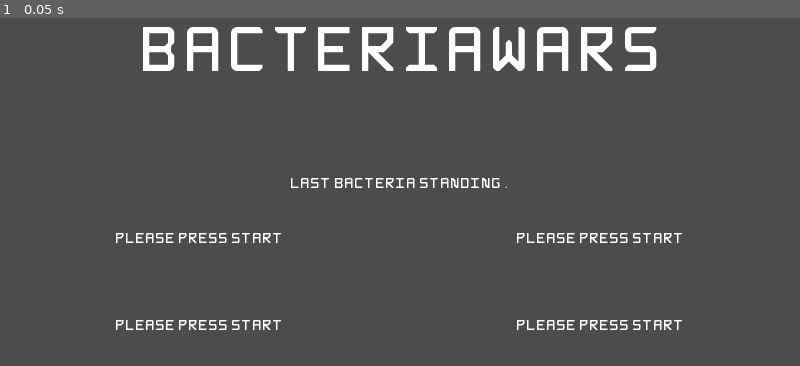
Above: before the commit, frame 1.
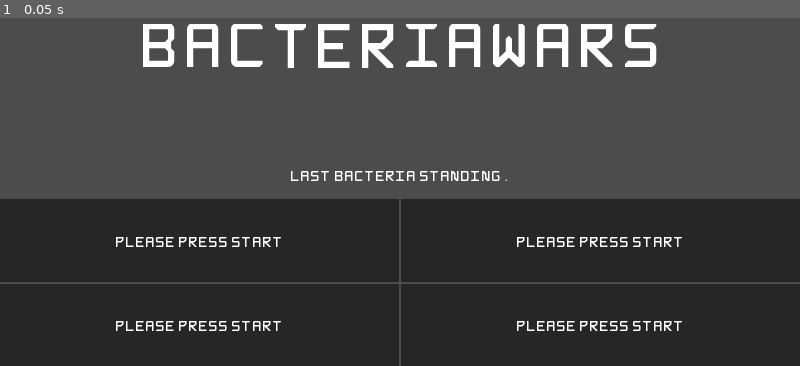
Above: after the commit, the same moment.

Repository: Werkaninchen/milchbroetchen
Game: Godot game, scene res://StartScreen/StartScreen.tscn
Two runs of this game, one before a commit and one after it. Both use one fixed random seed, a clock stepped at 60 frames per second and the inputs below.
Inputs:
- Up to frame 1 (0.05 s): no input

The runs differ from the first frame. In frame 1, 50% of the frame differs, in the area x 0-100%, y 1-100%.

Commit message:
Color On Start Screen Visible
Size of Level Up Container Fixed

Diff:
--- a/godot/GameView/Screen.gd
+++ b/godot/GameView/Screen.gd
@@ -90,8 +90,8 @@
 		var new_player = character_scene.instance()
 		Game.players[player] = new_player
 		new_player.connect("died", Game, "_on_player_died")
-		Game.player_colors.shuffle()
-		new_player.set_up(Game.world_rect, Game.player_colors.pop_back(), player)
+
+		new_player.set_up(Game.world_rect, players[player].color, player)
 		$World.add_child(new_player)
 
 func _on_game_timer_updated(time):
--- a/godot/StartScreen/StartScreen.gd
+++ b/godot/StartScreen/StartScreen.gd
@@ -47,13 +47,18 @@
 			if event.button_index == JOY_START:
 				if players.has(event.device):
 					players[event.device].label.text = "Please Press Start"
+					players[event.device].label.get_child(0).color = ColorN("black", 0.5)
 					player_texts.push_front(players[event.device].label)
+					Game.player_colors.append(players[event.device].color)
 					players.erase(event.device)
 				else:
 					players[event.device] = {}
 					players[event.device].label = player_texts.pop_front()
 					players[event.device].ready = false
 					players[event.device].exit = false
+					Game.player_colors.shuffle()
+					players[event.device].color = Game.player_colors.pop_back()
+					players[event.device].label.get_child(0).color = Color(players[event.device].color)
 					players[event.device].label.text = "Please Hold A"
 
 		if !event.pressed:
@@ -72,8 +77,8 @@
 
 
 		if event.pressed:
-			if event.button_index == JOY_XBOX_A and !players[event.device].exit:
-				if players.has(event.device):
+			if event.button_index == JOY_XBOX_A and players.has(event.device):
+				if !players[event.device].exit:
 					players[event.device].ready = true
 					players[event.device].label.text = "You Are Ready"
 
@@ -86,8 +91,8 @@
 					if players_ready == players.size():
 						timer.start(1)
 
-			if event.button_index == JOY_SELECT and !players[event.device].ready:
-				if players.has(event.device):
+			if event.button_index == JOY_SELECT and players.has(event.device):
+				if !players[event.device].ready:
 					players[event.device].exit = true
 					players[event.device].label.text = "I want to go"
 
@@ -100,6 +105,9 @@
 					if players_exit == players.size():
 						get_tree().quit()
 
+			if event.button_index == JOY_SELECT and players.empty():
+				get_tree().quit()
+
 func _on_timer_timeout():
 	var screen = screen_scene.instance()
 	screen.setup_players(players)
--- a/godot/StartScreen/StartScreen.tscn
+++ b/godot/StartScreen/StartScreen.tscn
@@ -21,7 +21,7 @@
 
 [node name="GameName" type="Label" parent="VBC"]
 margin_right = 1920.0
-margin_bottom = 610.0
+margin_bottom = 593.0
 size_flags_vertical = 3
 size_flags_stretch_ratio = 3.0
 custom_fonts/font = SubResource( 2 )
@@ -30,25 +30,24 @@
 valign = 1
 
 [node name="Info" type="Label" parent="VBC"]
-margin_top = 614.0
+margin_top = 597.0
 margin_right = 1920.0
-margin_bottom = 664.0
+margin_bottom = 676.0
 size_flags_vertical = 3
-size_flags_stretch_ratio = 0.25
+size_flags_stretch_ratio = 0.4
 custom_fonts/font = ExtResource( 2 )
 text = "Last Bacteria standing."
 align = 1
-valign = 1
 
 [node name="HBC" type="HBoxContainer" parent="VBC"]
-margin_top = 668.0
+margin_top = 680.0
 margin_right = 1920.0
-margin_bottom = 871.0
+margin_bottom = 877.0
 size_flags_vertical = 3
 
 [node name="Player1" type="Label" parent="VBC/HBC"]
 margin_right = 958.0
-margin_bottom = 203.0
+margin_bottom = 197.0
 size_flags_horizontal = 3
 size_flags_vertical = 3
 custom_fonts/font = ExtResource( 2 )
@@ -56,10 +55,16 @@
 align = 1
 valign = 1
 
+[node name="Color" type="ColorRect" parent="VBC/HBC/Player1"]
+show_behind_parent = true
+anchor_right = 1.0
+anchor_bottom = 1.0
+color = Color( 0, 0, 0, 0.498039 )
+
 [node name="Player2" type="Label" parent="VBC/HBC"]
 margin_left = 962.0
 margin_right = 1920.0
-margin_bottom = 203.0
+margin_bottom = 197.0
 size_flags_horizontal = 3
 size_flags_vertical = 3
 custom_fonts/font = ExtResource( 2 )
@@ -67,15 +72,21 @@
 align = 1
 valign = 1
 
+[node name="Color" type="ColorRect" parent="VBC/HBC/Player2"]
+show_behind_parent = true
+anchor_right = 1.0
+anchor_bottom = 1.0
+color = Color( 0, 0, 0, 0.498039 )
+
 [node name="HBC2" type="HBoxContainer" parent="VBC"]
-margin_top = 875.0
+margin_top = 881.0
 margin_right = 1920.0
 margin_bottom = 1080.0
 size_flags_vertical = 3
 
 [node name="Player3" type="Label" parent="VBC/HBC2"]
 margin_right = 958.0
-margin_bottom = 205.0
+margin_bottom = 199.0
 size_flags_horizontal = 3
 size_flags_vertical = 3
 custom_fonts/font = ExtResource( 2 )
@@ -83,10 +94,16 @@
 align = 1
 valign = 1
 
+[node name="Color" type="ColorRect" parent="VBC/HBC2/Player3"]
+show_behind_parent = true
+anchor_right = 1.0
+anchor_bottom = 1.0
+color = Color( 0, 0, 0, 0.498039 )
+
 [node name="Player4" type="Label" parent="VBC/HBC2"]
 margin_left = 962.0
 margin_right = 1920.0
-margin_bottom = 205.0
+margin_bottom = 199.0
 size_flags_horizontal = 3
 size_flags_vertical = 3
 custom_fonts/font = ExtResource( 2 )
@@ -94,5 +111,11 @@
 align = 1
 valign = 1
 
+[node name="Color" type="ColorRect" parent="VBC/HBC2/Player4"]
+show_behind_parent = true
+anchor_right = 1.0
+anchor_bottom = 1.0
+color = Color( 0, 0, 0, 0.498039 )
+
 [node name="Timer" type="Timer" parent="."]
 one_shot = true
--- a/godot/character/Character.tscn
+++ b/godot/character/Character.tscn
@@ -36,6 +36,7 @@
 scale = Vector2( 0.7, 0.7 )
 frames = SubResource( 1 )
 animation = "moving"
+frame = 3
 playing = true
 
 [node name="CollisionShape2D" type="CollisionShape2D" parent="."]
--- a/godot/character/Hud/CharacterHud.gd
+++ b/godot/character/Hud/CharacterHud.gd
@@ -52,6 +52,7 @@
 	exp_bar.value = xp
 
 func _on_level_up(new_level, options):
+	character.movement_vector = Vector2(0, 0)
 	level.text = "LV " + str(new_level)
 	self.options = options
 	match options[0]:
--- a/godot/character/Hud/CharacterHud.tscn
+++ b/godot/character/Hud/CharacterHud.tscn
@@ -3,32 +3,32 @@
 [ext_resource path="res://character/Hud/CharacterHud.gd" type="Script" id=1]
 [ext_resource path="res://font.tres" type="DynamicFont" id=2]
 
-[sub_resource type="StyleBoxFlat" id=2]
+[sub_resource type="StyleBoxFlat" id=1]
 bg_color = Color( 0, 0, 1, 0.54902 )
 
-[sub_resource type="StyleBoxFlat" id=3]
+[sub_resource type="StyleBoxFlat" id=2]
 bg_color = Color( 0.490196, 0.490196, 1, 0.588235 )
 
-[sub_resource type="StyleBoxFlat" id=4]
+[sub_resource type="StyleBoxFlat" id=3]
 bg_color = Color( 1, 0, 0, 0.54902 )
 
-[sub_resource type="StyleBoxFlat" id=5]
+[sub_resource type="StyleBoxFlat" id=4]
 bg_color = Color( 1, 0.490196, 0.490196, 0.54902 )
 
-[sub_resource type="DynamicFontData" id=1]
+[sub_resource type="DynamicFontData" id=5]
 font_path = "res://Rabbid-Highway-Sign.ttf"
 
 [sub_resource type="DynamicFont" id=6]
 size = 20
-font_data = SubResource( 1 )
+font_data = SubResource( 5 )
 
 [sub_resource type="DynamicFont" id=7]
-size = 20
-font_data = SubResource( 1 )
+size = 14
+font_data = SubResource( 5 )
 
 [sub_resource type="DynamicFont" id=8]
-size = 20
-font_data = SubResource( 1 )
+size = 14
+font_data = SubResource( 5 )
 
 [node name="CharacterHud" type="Control"]
 anchor_right = 1.0
@@ -77,17 +77,16 @@
 margin_left = -250.0
 margin_top = -150.0
 margin_right = 250.0
-margin_bottom = 150.0
-rect_min_size = Vector2( 500, 300 )
+rect_min_size = Vector2( 500, 150 )
 
 [node name="LevelBox" type="ColorRect" parent="LevelContainer"]
 margin_right = 500.0
-margin_bottom = 300.0
+margin_bottom = 150.0
 color = Color( 0.352941, 0.352941, 0.352941, 0.470588 )
 
 [node name="MC" type="MarginContainer" parent="LevelContainer"]
 margin_right = 500.0
-margin_bottom = 300.0
+margin_bottom = 150.0
 custom_constants/margin_right = 20
 custom_constants/margin_top = 20
 custom_constants/margin_left = 20
@@ -108,21 +107,23 @@
 
 [node name="Left" type="Label" parent="LevelContainer/MC"]
 margin_left = 20.0
-margin_top = 133.0
-margin_right = 89.0
-margin_bottom = 166.0
+margin_top = 107.0
+margin_right = 72.0
+margin_bottom = 130.0
 size_flags_horizontal = 0
+size_flags_vertical = 8
 custom_fonts/font = SubResource( 7 )
 text = "Left"
 align = 1
 valign = 1
 
 [node name="Right" type="Label" parent="LevelContainer/MC"]
-margin_left = 393.0
-margin_top = 133.0
+margin_left = 415.0
+margin_top = 107.0
 margin_right = 480.0
-margin_bottom = 166.0
+margin_bottom = 130.0
 size_flags_horizontal = 8
+size_flags_vertical = 8
 custom_fonts/font = SubResource( 8 )
 text = "Right"
 align = 1
--- a/godot/global/Game.gd
+++ b/godot/global/Game.gd
@@ -16,7 +16,7 @@
 
 var players = {}
 
-var player_colors = [ColorN("red"), ColorN("yellow"), ColorN("green"), ColorN("blue")]
+var player_colors = [ColorN("red", 0.75), ColorN("yellow", 0.75), ColorN("green", 0.75), ColorN("blue", 0.75)]
 
 var world_rect = Rect2(0, 0, 5000, 5000)
 
@@ -38,7 +38,7 @@
 	end = false
 	game_start_time = 1 * 60
 	game_current_time = game_start_time
-	player_colors = [ColorN("red"), ColorN("yellow"), ColorN("green"), ColorN("blue")]
+	player_colors = [ColorN("red", 0.75), ColorN("yellow", 0.75), ColorN("green", 0.5), ColorN("blue", 0.75)]
 
 func _process(delta):
 	if game_current_time <= 0:
Not shown: 2 places in godot/character/Hud/CharacterHud.tscn that only renumber resources
